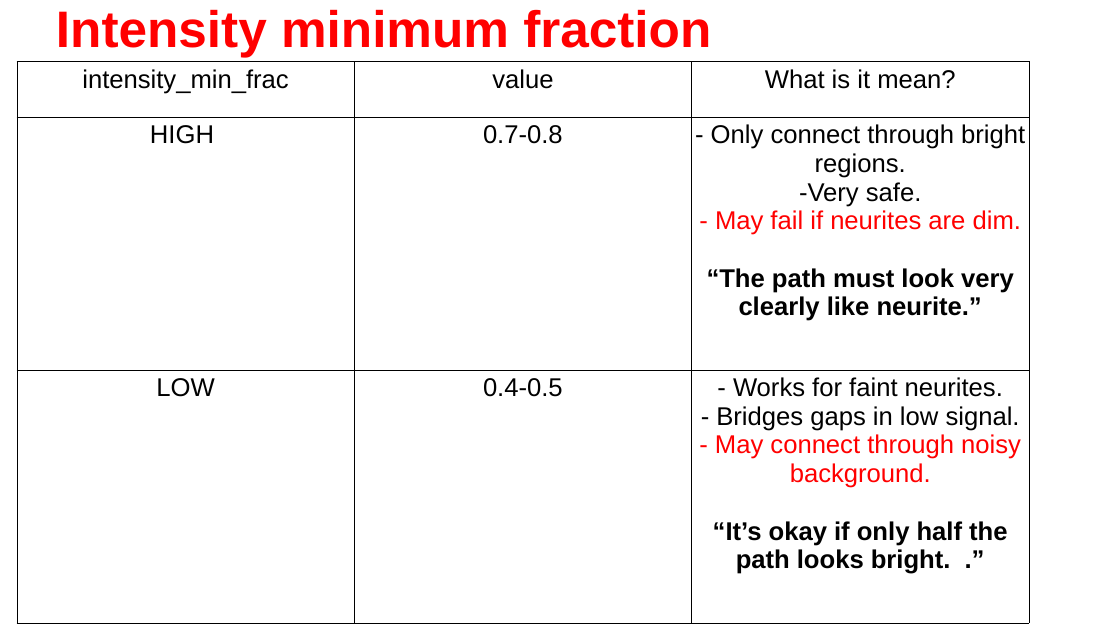
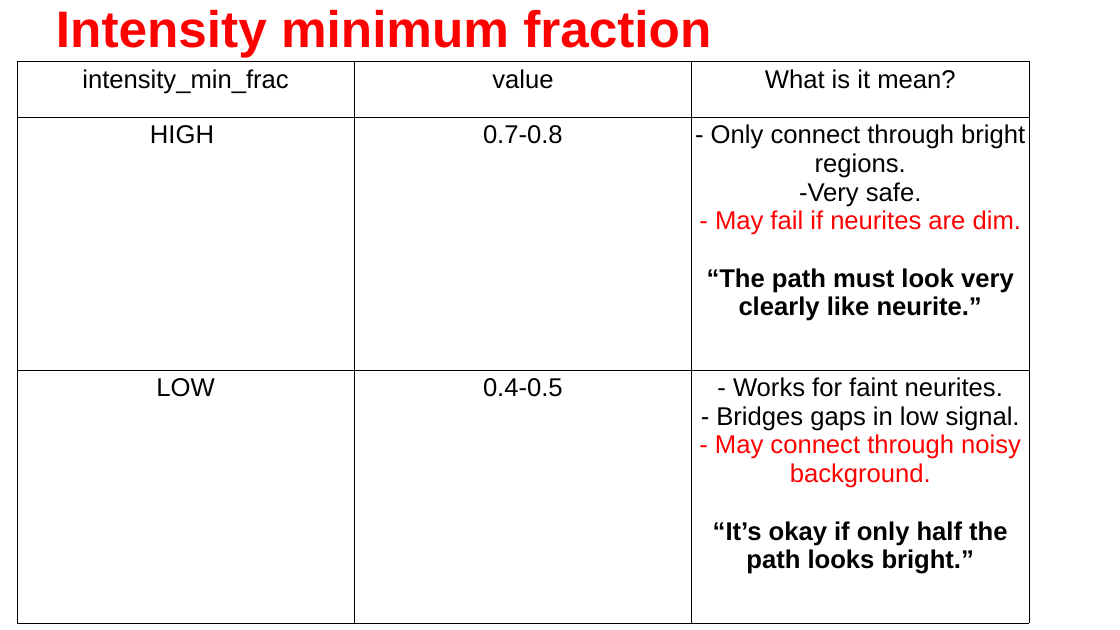
Before and after one commit to Nahuel88Ar/Lysosomes, a slide deck: slide 7 of UPDATE 19-2.pptx. Drawn at 1120x630 pixels with LibreOffice and Linux fonts; fonts in the diff are those of the drawing; background and template pictures are left out. Boxes give left, top, right and bottom in pixels: in the first picture for what was removed or moved away, otherwise in the second. Text is boxed around its words. In the diff, an @@ line names an element or a change of style, - is before the commit and + after.

```diff
--- a/UPDATE 19-2.pptx
+++ b/UPDATE 19-2.pptx
@@ table at (x1=17, y1=61, x2=1030, y2=623) @@
-row 3, column 3: - Works for faint neurites. / - Bridges gaps in low signal. / - May connect through noisy background. / “It’s okay if only half the path looks bright. .”
+row 3, column 3: - Works for faint neurites. / - Bridges gaps in low signal. / - May connect through noisy background. / “It’s okay if only half the path looks bright.”
```
Also in this commit, not shown: 1 other slide changed, 2 slides added, 1 slide removed, 1 other file.
